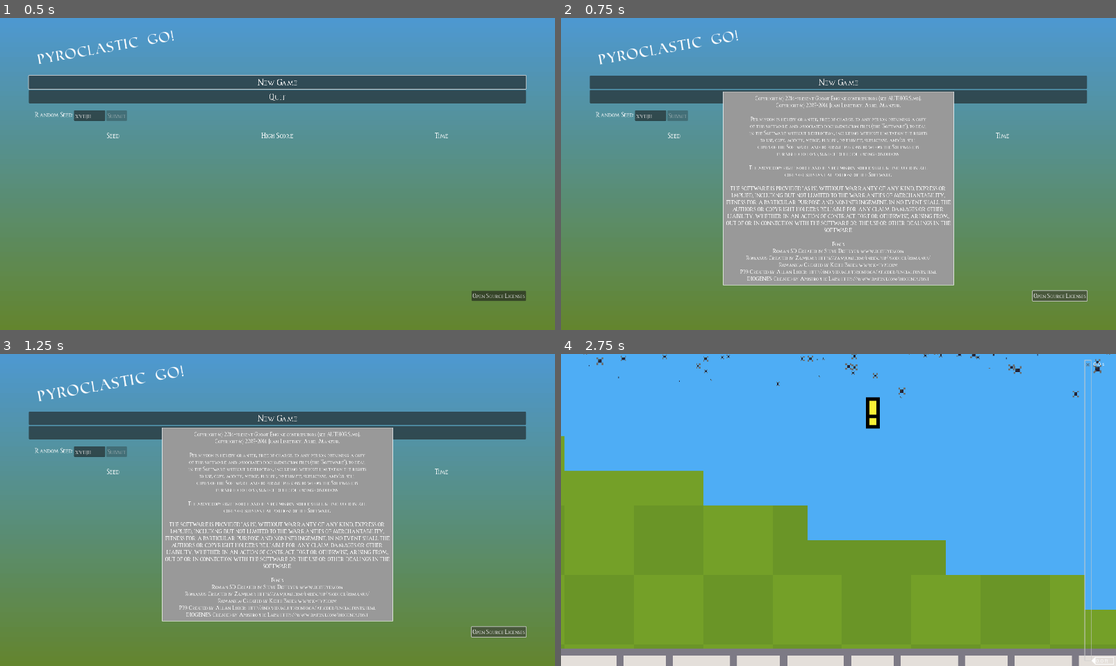
Above: before the commit, frames 1-4 (two rows, left to right).
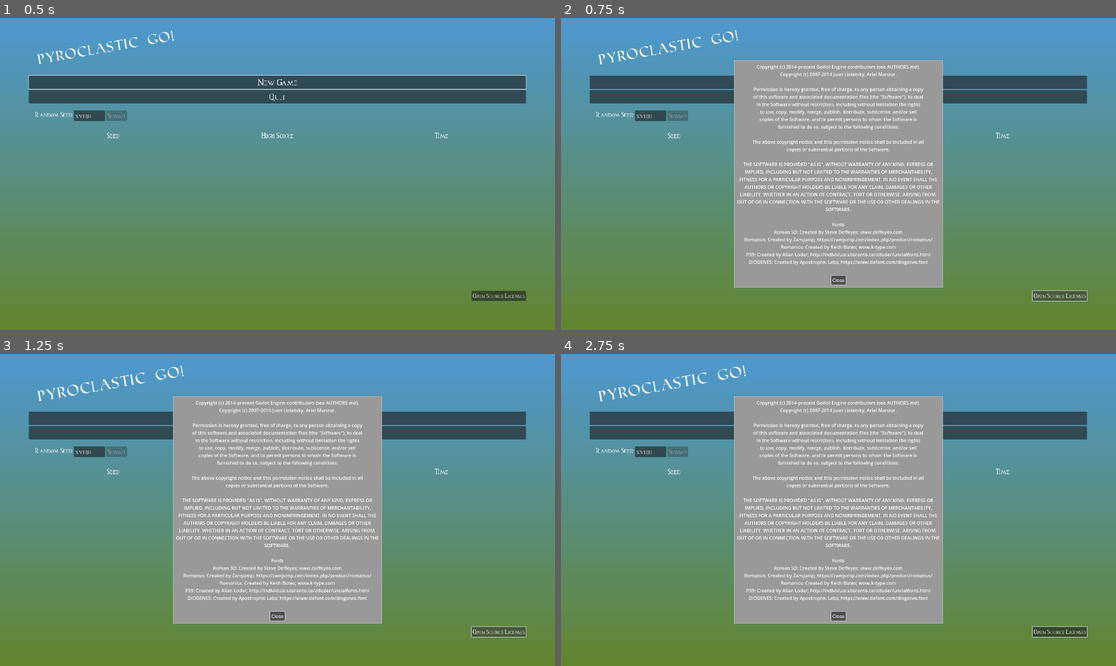
Above: after the commit, the same moments.

Repository: NSchrading/pyroclastic_go
Game: Godot game, scene res://high_res_overlay/game_with_overlay.tscn
The game is run twice, just before and just after one commit, with the same random seed, the same clock (stepped at 60 frames per second) and the same inputs.
Inputs (mouse positions are in pixels of both pictures, inside the frame that each line leads up to):
- Up to frame 1 (0.5 s): no input
- Up to frame 2 (0.75 s): click "Open Source Licenses" at 0.5 s
- Up to frame 3 (1.25 s): no input
- Up to frame 4 (2.75 s): click "New Game" at 1.25 s; click (838, 419) at 2 s, where only the run after the commit has a clickable "New Game"

Frame 1 is identical in both runs. In frame 2, 12% of the frame differs, in the area x 29-71%, y 13-87%; in frame 3, 12%; in frame 4, 97%, in the area x 0-100%, y 0-100%.

Commit message:
Rework license container to improve visibility, minor bug fixes

Diff:
--- a/high_res_overlay/game_with_overlay.gd
+++ b/high_res_overlay/game_with_overlay.gd
@@ -443,6 +443,7 @@
 	text_to_display = text_to_display.replace(".", "[b].[/b]")
 	text_to_display = text_to_display.replace("(", "[b]([/b]")
 	text_to_display = text_to_display.replace(")", "[b])[/b]")
+	text_to_display = text_to_display.replace("?", "[b]?[/b]")
 	text_to_display = text_to_display.replace("8", "[b]8[/b]")
 	scroll_label.append_text("[color=%s]" % TranslationEffect.DEFAULT_COLOR + text_to_display + "[/color]")
 
--- a/main_menu/license_container.gd
+++ /dev/null
@@ -1,7 +0,0 @@
-extends PanelContainer
-
-
-func _input(event):
-	if visible and event.is_action_pressed("ui_cancel"):
-		get_viewport().set_input_as_handled()
-		visible = false
--- a/main_menu/main_menu.gd
+++ b/main_menu/main_menu.gd
@@ -10,7 +10,7 @@
 @export var score_table: Table
 @export var on_screen_keyboard: PanelContainer
 @export var open_source_licenses: Button
-@export var license_container: PanelContainer
+@export var license_container: AcceptDialog
 @export var license_text: RichTextLabel
 @export var title_text: RichTextLabel
 @export var title_text_particles: GPUParticles2D
@@ -19,15 +19,19 @@
 
 func _ready() -> void:
 	new_game_button.grab_focus()
-	license_text.add_text(Engine.get_license_text())
-	license_text.add_text("\nFonts\n")
-	license_text.add_text("Roman SD: Created by Steve Deffeyes; www.deffeyes.com\n")
-	license_text.add_text("Romanus: Created by Zamjump; https://zamjump.com/index.php/product/romanus/\n")
-	license_text.add_text("Romanica: Created by Keith Bates; www.k-type.com\n")
-	license_text.add_text("P39: Created by Allan Loder; http://individual.utoronto.ca/atloder/uncialfonts.html\n")
-	license_text.add_text("DIOGENES: Created by Apostrophic Labs; https://www.dafont.com/diogenes.font\n")
+	license_container.get_label().horizontal_alignment = HorizontalAlignment.HORIZONTAL_ALIGNMENT_CENTER
+	license_container.dialog_text += Engine.get_license_text()
+	license_container.dialog_text +=  "\nFonts\n"
+	license_container.dialog_text += "Roman SD: Created by Steve Deffeyes; www.deffeyes.com\n"
+	license_container.dialog_text += "Romanus: Created by Zamjump; https://zamjump.com/index.php/product/romanus/\n"
+	license_container.dialog_text += "Romanica: Created by Keith Bates; www.k-type.com\n"
+	license_container.dialog_text += "P39: Created by Allan Loder; http://individual.utoronto.ca/atloder/uncialfonts.html\n"
+	license_container.dialog_text += "DIOGENES: Created by Apostrophic Labs; https://www.dafont.com/diogenes.font\n"
 	title_text_animation.play("fun_text")
 
 
 func _on_open_source_licenses_button_pressed() -> void:
-	license_container.visible = not license_container.visible
+	if !license_container.visible:
+		license_container.popup_centered()
+	else:
+		license_container.hide()
--- a/main_menu/main_menu.tscn
+++ b/main_menu/main_menu.tscn
@@ -1,9 +1,8 @@
-[gd_scene load_steps=19 format=3 uid="uid://c0wwakjxlh3e0"]
+[gd_scene load_steps=18 format=3 uid="uid://c0wwakjxlh3e0"]
 
 [ext_resource type="Script" uid="uid://cp7edaijm31ev" path="res://main_menu/main_menu.gd" id="1_06t4h"]
 [ext_resource type="PackedScene" uid="uid://d4knqd1ntmf3v" path="res://main_menu/table.tscn" id="2_7vrkn"]
 [ext_resource type="Theme" uid="uid://cp8q24ofw3yfc" path="res://fonts/default_font_theme.tres" id="2_nlkkf"]
-[ext_resource type="Script" uid="uid://dkkjllrgnrmj" path="res://main_menu/license_container.gd" id="4_glbon"]
 [ext_resource type="Script" uid="uid://cqschvh167jbx" path="res://main_menu/on_screen_keyboard.gd" id="4_jix8l"]
 [ext_resource type="FontFile" uid="uid://c7g62n6vyc34w" path="res://fonts/Roman SD.ttf" id="5_glbon"]
 
@@ -17,12 +16,15 @@
 [sub_resource type="StyleBoxTexture" id="StyleBoxTexture_jix8l"]
 texture = SubResource("GradientTexture2D_fu7sn")
 
-[sub_resource type="StyleBoxFlat" id="StyleBoxFlat_fu7sn"]
+[sub_resource type="StyleBoxFlat" id="StyleBoxFlat_6tl50"]
+content_margin_left = 10.0
+content_margin_top = 10.0
+content_margin_right = 10.0
+content_margin_bottom = 10.0
 border_width_left = 1
 border_width_top = 1
 border_width_right = 1
 border_width_bottom = 1
-border_color = Color(1, 1, 1, 1)
 
 [sub_resource type="Curve" id="Curve_jix8l"]
 _data = [Vector2(0, 0.505618), 0.0, 0.0, 0, 0, Vector2(1, 0), 0.0, 0.0, 0, 0]
@@ -135,8 +137,8 @@
 score_table = NodePath("PanelContainer/MarginContainer/VBoxContainer/ScoreTable")
 on_screen_keyboard = NodePath("PanelContainer/MarginContainer/VBoxContainer/OnScreenKeyboard")
 open_source_licenses = NodePath("PanelContainer/MarginContainer/VBoxContainer/OpenSourceLicensesButton")
-license_container = NodePath("PanelContainer/MarginContainer/LicenseContainer")
-license_text = NodePath("PanelContainer/MarginContainer/LicenseContainer/MarginContainer/LicenseText")
+license_container = NodePath("PanelContainer/MarginContainer/AcceptDialog")
+license_text = NodePath("")
 title_text = NodePath("RichTextLabel")
 title_text_particles = NodePath("RichTextLabel/VolcanoLava")
 title_text_animation = NodePath("RichTextLabel/AnimationPlayer")
@@ -245,6 +247,7 @@
 [node name="OpenSourceLicensesButton" type="Button" parent="PanelContainer/MarginContainer/VBoxContainer"]
 layout_mode = 2
 size_flags_horizontal = 8
+size_flags_vertical = 4
 focus_neighbor_left = NodePath("../ScoreTable")
 focus_neighbor_top = NodePath("../ScoreTable")
 focus_neighbor_right = NodePath("../NewGameButton")
@@ -255,29 +258,13 @@
 theme_override_font_sizes/font_size = 22
 text = "Open Source Licenses"
 
-[node name="LicenseContainer" type="PanelContainer" parent="PanelContainer/MarginContainer"]
-visible = false
-layout_mode = 2
-size_flags_horizontal = 4
-size_flags_vertical = 4
-theme_override_styles/panel = SubResource("StyleBoxFlat_fu7sn")
-script = ExtResource("4_glbon")
-
-[node name="MarginContainer" type="MarginContainer" parent="PanelContainer/MarginContainer/LicenseContainer"]
-layout_mode = 2
-theme_override_constants/margin_left = 10
-theme_override_constants/margin_top = 10
-theme_override_constants/margin_right = 10
-theme_override_constants/margin_bottom = 10
-
-[node name="LicenseText" type="RichTextLabel" parent="PanelContainer/MarginContainer/LicenseContainer/MarginContainer"]
-clip_contents = false
-layout_mode = 2
-theme = ExtResource("2_nlkkf")
-theme_override_font_sizes/normal_font_size = 20
-fit_content = true
-autowrap_mode = 0
-horizontal_alignment = 1
+[node name="AcceptDialog" type="AcceptDialog" parent="PanelContainer/MarginContainer"]
+title = "Open Source Licenses"
+exclusive = false
+borderless = true
+keep_title_visible = false
+theme_override_styles/panel = SubResource("StyleBoxFlat_6tl50")
+ok_button_text = "Close"
 
 [node name="RichTextLabel" type="RichTextLabel" parent="."]
 layout_mode = 1
Not shown, removed: main_menu/license_container.gd.uid
